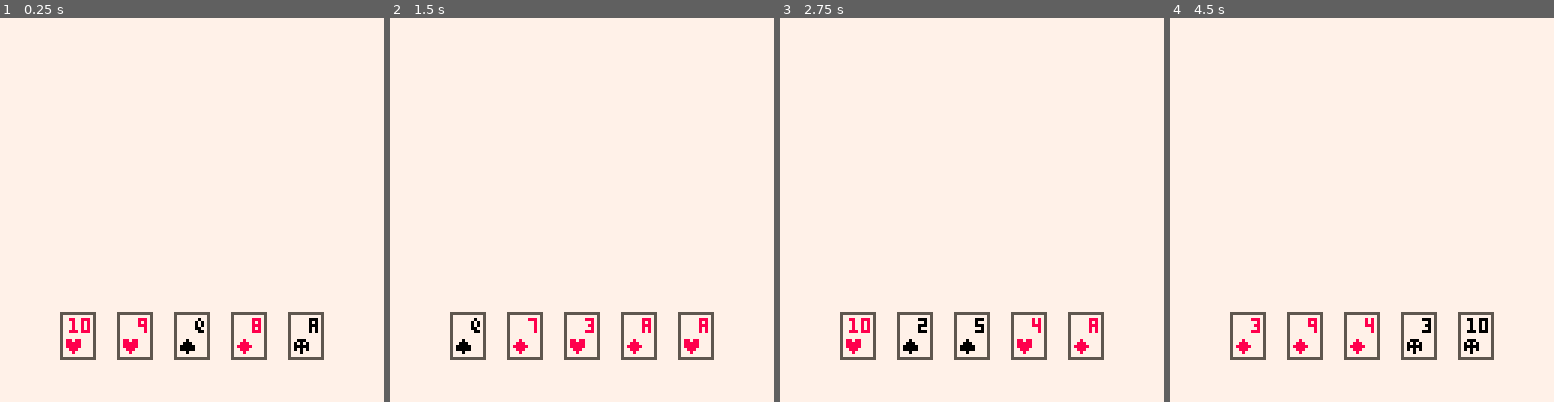
Above: before the commit, frames 1-4 (left to right).
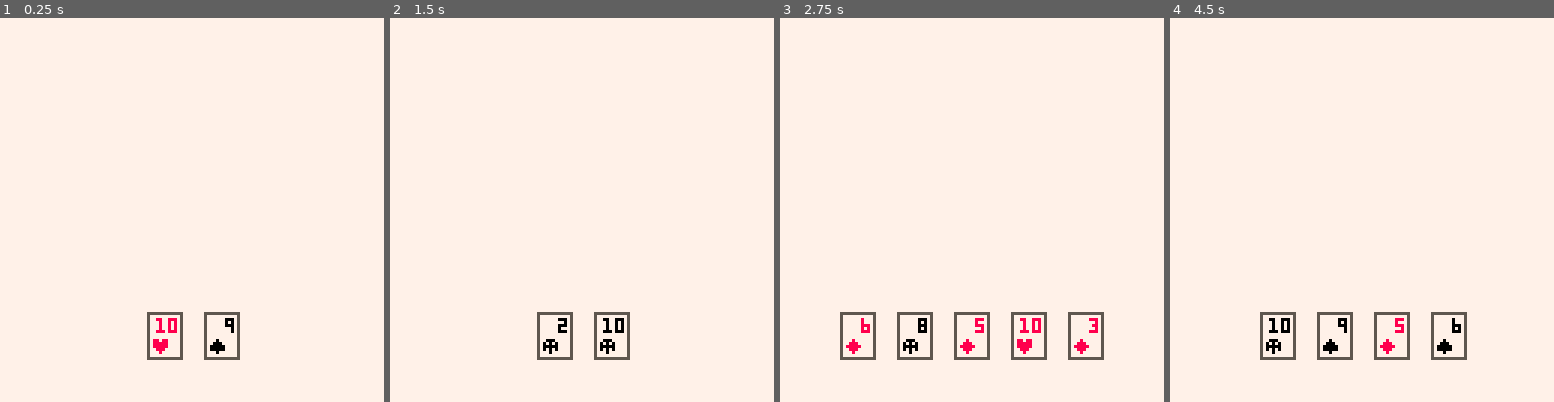
Above: after the commit, the same moments.

Repository: Tropicode-Guam/card_battle
Game: PICO-8 cartridge card_battle.p8
Same seed, same stepped clock (60 frames per second), same inputs: the game is played once before the commit and once after it.
Inputs:
- Up to frame 1 (0.25 s): no input
- Up to frame 2 (1.5 s): tap X (X key) at 1.07 s
- Up to frame 3 (2.75 s): tap X (X key) at 2.07, 2.4, 2.73 s
- Up to frame 4 (4.5 s): tap X (X key) every 0.33 s from 3.07 to 4.4 s

The runs differ from the first frame. In frame 1, 3.2% of the frame differs, in the area x 15-85%, y 76-90%; in frame 2, 3.0%; in frame 3, 0.4%; in frame 4, 3.7%.

Commit message:
clock and controller for rudimentary timing

Diff:
--- a/card_battle.lua
+++ b/card_battle.lua
@@ -56,7 +56,10 @@
 		chosen_jqk[disp] = suit
 	end
 
-	deck = {}
+	deck = {
+		cards={},
+		pos={x=100,y=64}
+	}
 	for suit in all(suit_options) do
 		for i=1,#nums do
 			local disp = nums[i]
@@ -90,7 +93,7 @@
 				card[fname] = func
 			end
 
-			add(deck,card)
+			add(deck.cards,card)
 
 			-- goto / continue label
 			-- since lua has no continue keyword
@@ -100,9 +103,66 @@
 
 	-- saving a list of all cards
 	cards={}
-	for card in all(deck) do
+	for card in all(deck.cards) do
 		add(cards,card)
 	end
+
+	clock={
+		ts={},
+		schedule=function(threshold,speed,action)
+			local ct = {
+				t=threshold,
+				threshold=threshold,
+				lt=0, -- lifetime (0-1)
+				speed=speed or 1,
+				done=false,
+				paused=false,
+				action=action
+			}
+			add(clock.ts, ct)
+			return ct
+		end,
+		update=function()
+			for c in all(clock.ts) do
+				if not c.paused then
+					c.t = max(c.t - c.speed, 0)
+					c.lt = (c.threshold-c.t)/c.threshold
+					if c.t == 0 then
+						c.done = true
+						if c.action then
+							c.action()
+						end
+						del(clock.ts, c)
+					end
+				end
+			end
+		end
+	}
+	controller={
+		update=function()
+			local c = controller
+			if c.interactable() then
+				if btnp(❎) then
+					mulligan(phand,deck)
+				end
+			end
+		end,
+		interactable=function()
+			local c = controller
+			for ct in all(c.interrupts) do
+				if ct.done then
+					del(c.interrupts, ct)
+				else
+					return false
+				end
+			end
+			return true
+		end,
+		interrupts={},
+		interrupt=function(ct)
+			add(controller.interrupts, ct)
+		end
+	}
 
 	phand={}
 	ehand={}
@@ -114,29 +174,53 @@
 	palt(7,true)
 end
 
+function deal_card(card, hand, deck)
+	-- schedule animation here
+	add(hand, card)
+	del(deck.cards, card)
+end
+
 function deal(hand,deck,amt)
 	if(not amt) amt=5
 
+	delay=0
 	for i=1,amt do
-		card = deck[flr(rnd(#deck))+1]
-		add(hand, card)
-		del(deck, card)
-	end
+		local card = deck.cards[flr(rnd(#deck.cards))+1]
+		clock.schedule(delay,1,function()
+			deal_card(card, hand, deck)
+		end)
+		delay+=5
+	end
+	local ct = clock.schedule(delay+1)
+	controller.interrupt(ct)
+end
+
+function discard(card, hand, deck)
+	-- schedule animation here
+	add(deck.cards, card)
+	del(hand, card)
 end
 
 function mulligan(hand,deck)
+	local delay = 0
 	for card in all(hand) do
-		add(deck, card)
-		del(hand, card)
-	end
-	deal(hand,deck)
+		clock.schedule(delay,1,function()
+			discard(card, hand, deck)
+		end)
+		delay += 5
+	end
+	local ct = clock.schedule(delay+1)
+	controller.interrupt(ct)
+
+	clock.schedule(delay,1,function()
+		deal(hand,deck)
+	end)
 end
 
 
 function _update()
-	if btnp(❎) then
-		mulligan(phand,deck)
-	end
+	clock.update()
+	controller.update()
 end
 
 function _draw()
